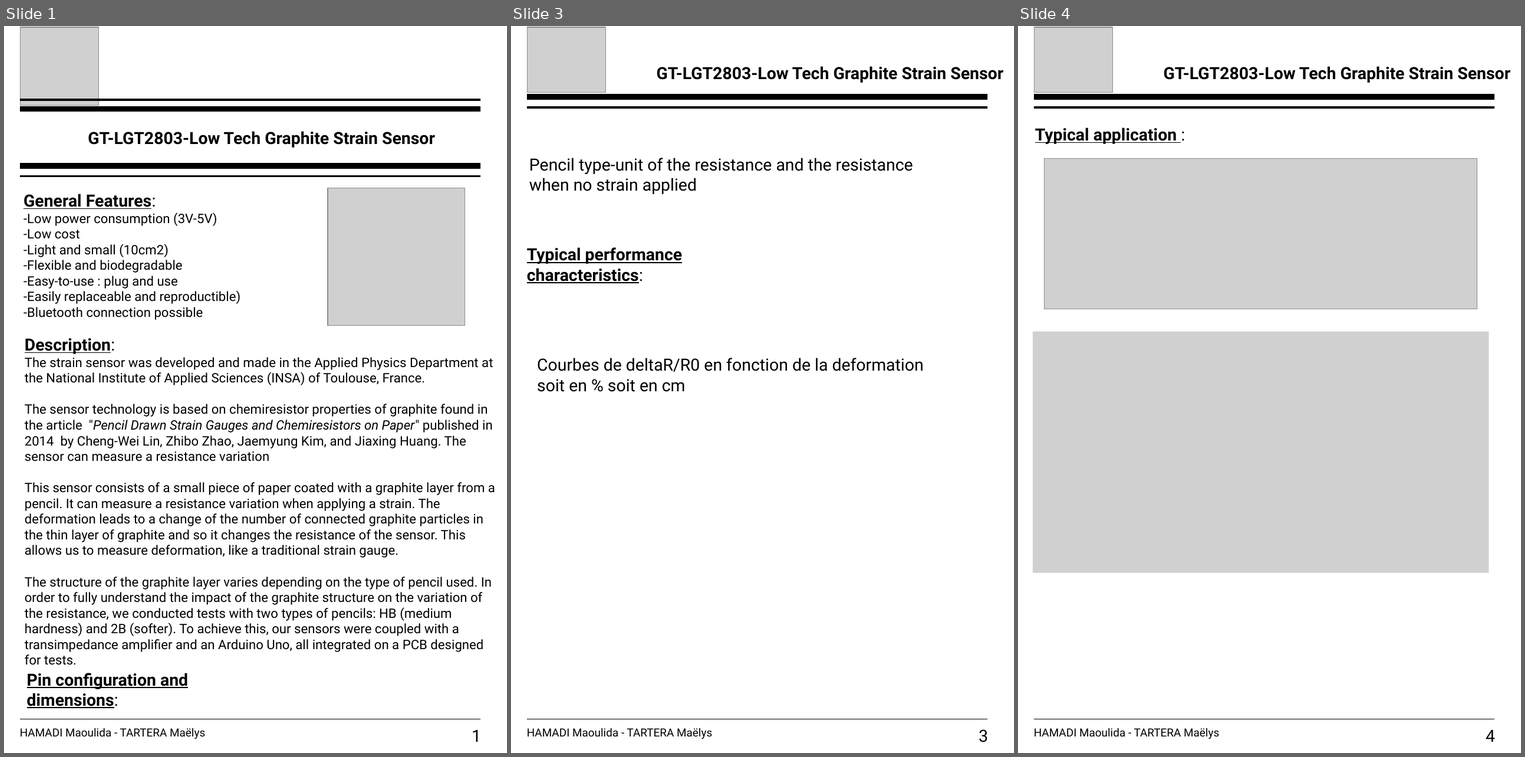
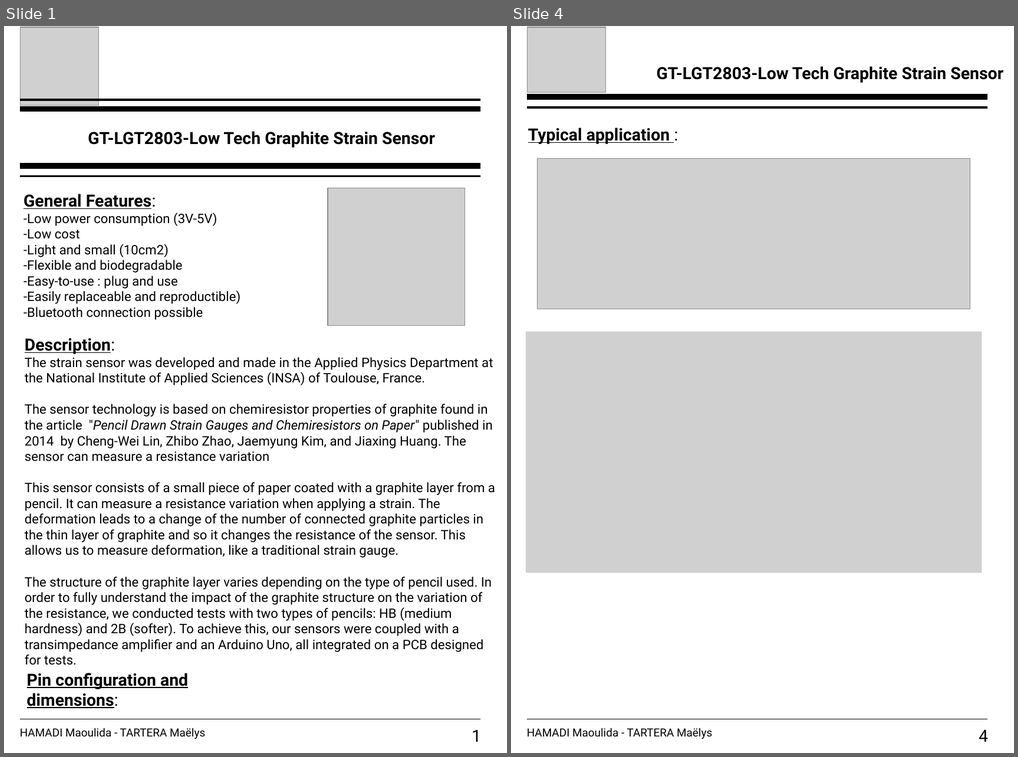
Before and after one commit to MOSH-Insa-Toulouse/2024-2025-4GP-cookingmae-MaouLidaDev, a slide deck: Datasheet/Datasheet_capteur_2025.pptx. Shown side by side, each under a label of ours: slides 1, 3 and 4 before the commit, slides 1 and 4 after it; the slides between them are not shown. The pictures are 1525x757 and 1018x757 pixels, drawn with LibreOffice and Linux fonts; fonts in the diff are those of the drawing; grey boxes stand for pictures. Boxes give left, top, right and bottom in pixels: in the first picture for what was removed or moved away, otherwise in the second. Text is boxed around its words. In the diff, an @@ line names an element or a change of style, - is before the commit and + after.

```diff
--- a/Datasheet/Datasheet_capteur_2025.pptx
+++ b/Datasheet/Datasheet_capteur_2025.pptx
@@ slide 3 removed at (511,26,1014,753), background #FFFFFF @@
@@ picture removed at (527,27,605,93) @@
@@ text removed at (657,66,1004,83) @@
-GT-LGT2803-Low Tech Graphite Strain Sensor
@@ line removed from (527, 97) to (988, 97) @@
@@ line removed from (527, 107) to (988, 107) @@
@@ text removed at (529,158,913,194) @@
-Pencil type-unit of the resistance and the resistance when no strain applied
@@ text removed at (527,247,683,283) @@
-Typical performance characteristics:
@@ text removed at (537,358,924,392) @@
-Courbes de deltaR/R0 en fonction de la deformation soit en % soit en cm
@@ text removed at (527,728,712,739) @@
-HAMADI Maoulida - TARTERA Maëlys
@@ line removed from (527, 719) to (988, 719) @@
@@ text removed at (979,729,988,742) @@
-3
```
Also in this commit, not shown: 2 slides changed, 1 other file.
